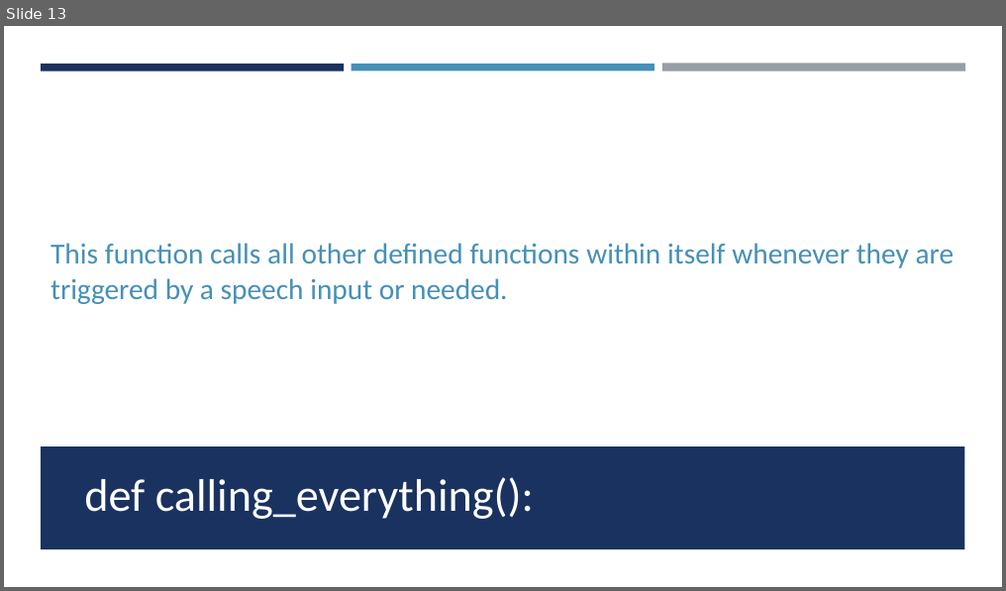
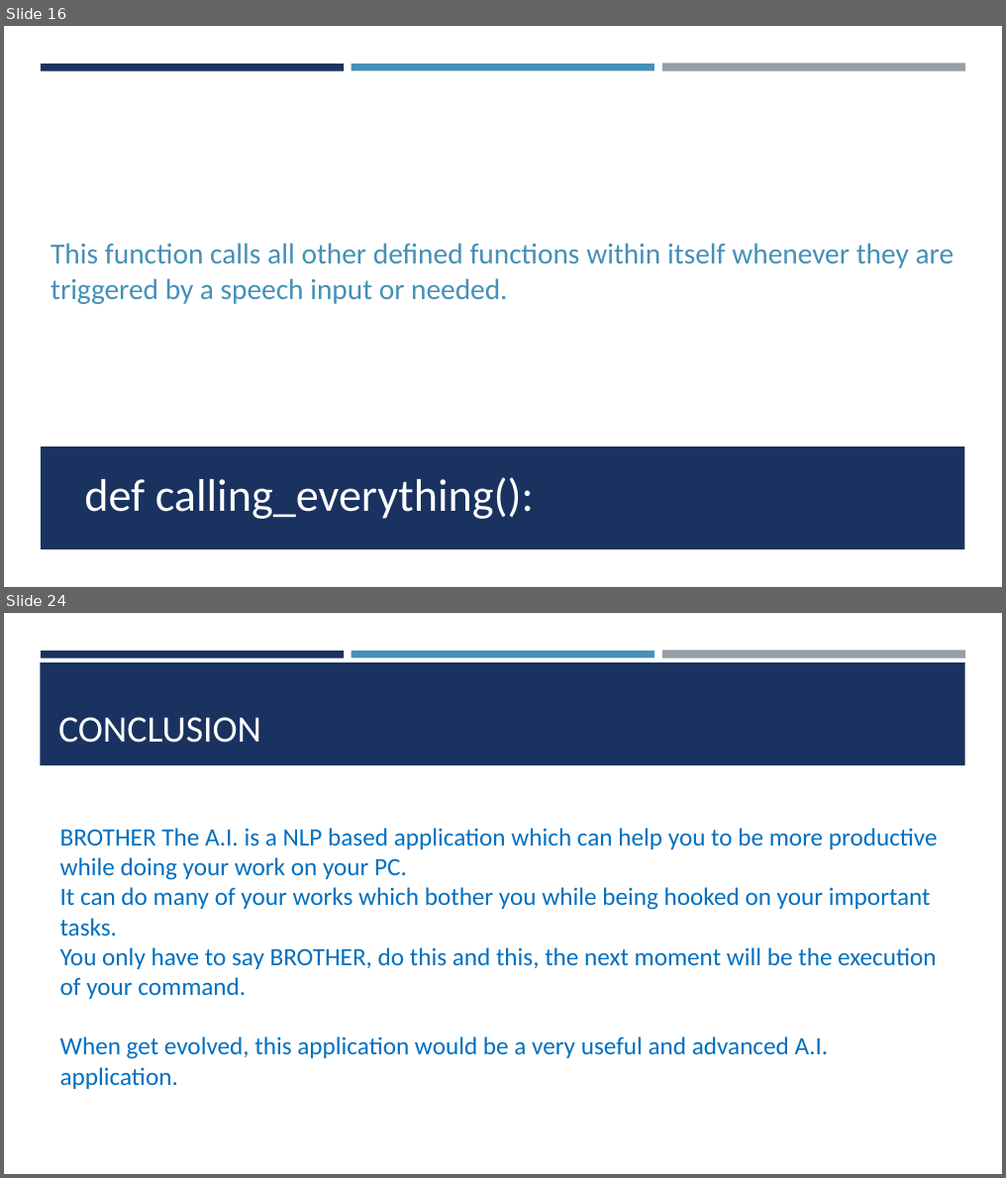
Before and after one commit to GopalSharma16/BROTHER-The-A.I., a slide deck: BROTHER.pptx. Shown one above the other, each under a label of ours: slide 13 before the commit, slides 16 and 24 after it; the slides between them are not shown. The pictures are 1006x591 and 1006x1178 pixels, drawn with LibreOffice and Linux fonts; fonts in the diff are those of the drawing. Boxes give left, top, right and bottom in pixels: in the first picture for what was removed or moved away, otherwise in the second. Text is boxed around its words. In the diff, an @@ line names an element or a change of style, - is before the commit and + after.

```diff
--- a/BROTHER.pptx
+++ b/BROTHER.pptx
@@ slide 24 added at bbox=[4, 613, 1002, 1174], background #FFFFFF; not listed: 3 template elements that a slide beside it also shows @@
@@ rectangle added at bbox=[40, 663, 965, 765], fill #1A3260 @@
@@ title added at bbox=[58, 717, 261, 743], 36 pt, text #FFFFFF @@
+CONCLUSION
@@ text added at bbox=[60, 828, 938, 1059], 24 pt, text #0070C0 @@
+BROTHER The A.I. is a NLP based application which can help you to be more productive while doing your work on your PC.
+It can do many of your works which bother you while being hooked on your important tasks.
+You only have to say BROTHER, do this and this, the next moment will be the execution of your command.
+When get evolved, this application would be a very useful and advanced A.I. application.
@@ what was slide 13 is now slide 16 @@
```
Also in this commit, not shown: 1 slide changed, 11 other slides added.
